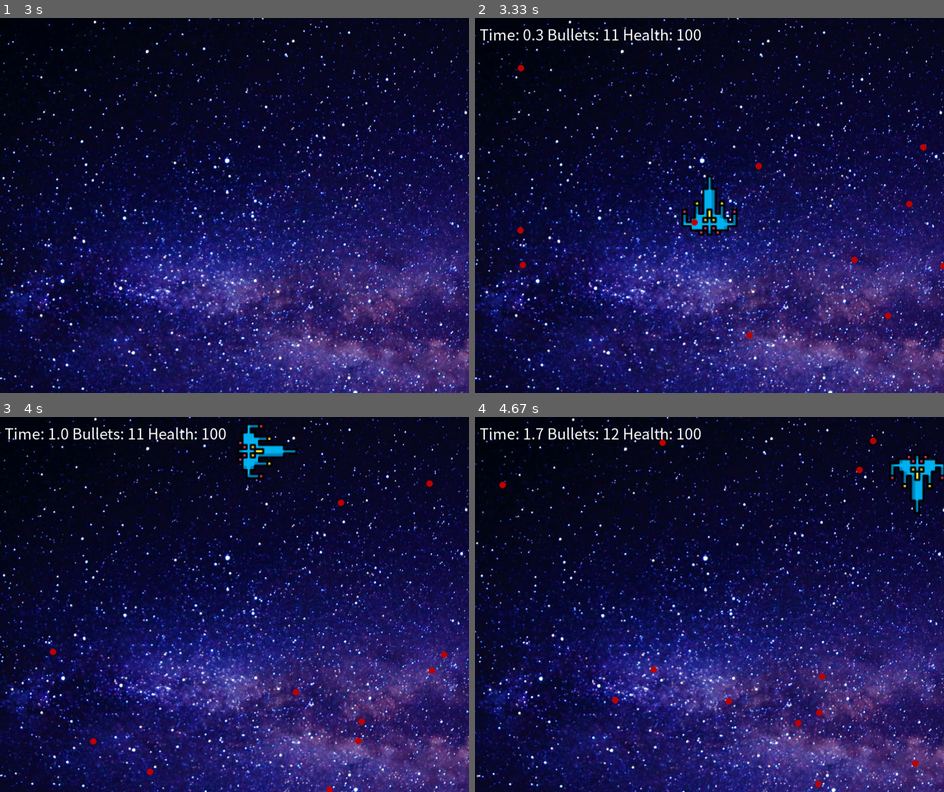
Above: before the commit, frames 1-4 (two rows, left to right).
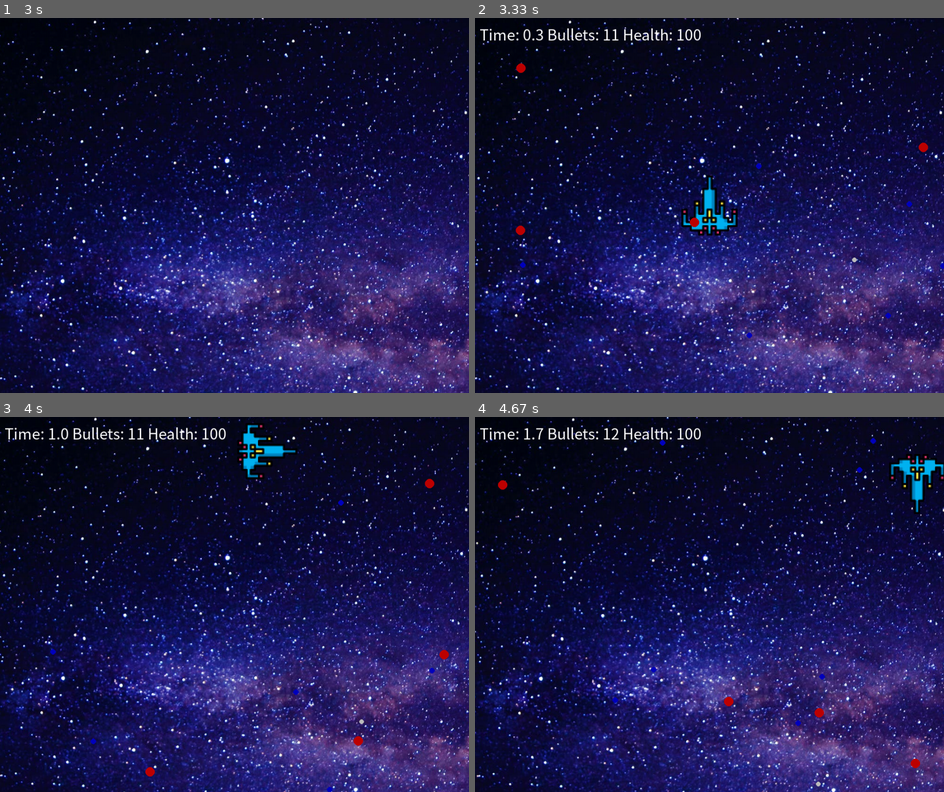
Above: after the commit, the same moments.

Repository: dalbodeule/pygame
Game: pygame game, started from main.py
Same seed, same stepped clock (60 frames per second), same inputs: the game is played once before the commit and once after it.
Inputs:
- Up to frame 1 (3 s): no input
- Up to frame 2 (3.33 s): no input
- Up to frame 3 (4 s): hold Up 3.4-3.87 s; hold Right from 3.9 s (still down)
- Up to frame 4 (4.67 s): release Right at 4.53 s; hold Down from 4.57 s (still down)

Frame 1 is identical in both runs. In frame 2, 0.2% of the frame differs, in the area x 8-100%, y 12-86%; in frame 3, 0.2%; in frame 4, 0.3%, in the area x 4-95%, y 5-99%.

Commit message:
complete seventh, eighth mission
- add various bullets
- add bullet's damage/color/size differences

Diff:
--- /dev/null
+++ b/Library/Bullets/__init__.py
@@ -0,0 +1 @@
+__all__ = ['blue_bullet', 'red_bullet', 'white_bullet', 'bullet']
--- /dev/null
+++ b/Library/Bullets/blue_bullet.py
@@ -0,0 +1,11 @@
+from .bullet import Bullet
+
+class BlueBullet(Bullet):
+    def __init__(self, x, y, toX, toY):
+        super().__init__(x, y, toX, toY)
+
+        self._radius = 6
+        self._color = (0, 0, 190)
+
+        # add damage field
+        self._damage = 20
--- /dev/null
+++ b/Library/Bullets/bullet.py
@@ -0,0 +1,26 @@
+import pygame
+
+class Bullet:
+    def __init__(self, x, y, toX, toY):
+        self.__pos = [x, y]
+        self.__to = [toX, toY]
+        self._radius = 7
+        self._color = (190, 0, 0)
+        # add damage property
+        self._damage = 10
+
+    # add get damage method
+    def get_damage(self):
+        return self._damage
+
+    def get_pos(self):
+        return self.__pos
+
+    def update_and_draw(self, dt, screen):
+        width, height = screen.get_size()
+        self.__pos[0] = (self.__pos[0] + dt*self.__to[0]) % width
+        self.__pos[1] = (self.__pos[1] + dt*self.__to[1]) % height
+
+        pos_int = (int(self.__pos[0]), int(self.__pos[1]))
+
+        pygame.draw.circle(screen, self._color, pos_int, self._radius)
--- /dev/null
+++ b/Library/Bullets/red_bullet.py
@@ -0,0 +1,11 @@
+from .bullet import Bullet
+
+class RedBullet(Bullet):
+    def __init__(self, x, y, toX, toY):
+        super().__init__(x, y, toX, toY)
+
+        self._radius = 10
+        self._color = (190, 0, 0)
+
+        # add damage field
+        self._damage = 10
--- /dev/null
+++ b/Library/Bullets/white_bullet.py
@@ -0,0 +1,11 @@
+from .bullet import Bullet
+
+class WhiteBullet(Bullet):
+    def __init__(self, x, y, toX, toY):
+        super().__init__(x, y, toX, toY)
+
+        self._radius = 5
+        self._color = (190, 190, 190)
+
+        # add damage field
+        self._damage = 40
--- a/Library/bullet.py
+++ b/Library/bullet.py
@@ -1,20 +1,17 @@
-import pygame
+from .Bullets.blue_bullet import BlueBullet
+from .Bullets.red_bullet import RedBullet
+from .Bullets.white_bullet import WhiteBullet
 
-class Bullet:
-    def __init__(self, x, y, toX, toY):
-        self.__pos = [x, y]
-        self.__to = [toX, toY]
-        self.__radius = 7
-        self.__color = (190, 0, 0)
+from random import randint as rnint
 
-    def get_pos(self):
-        return self.__pos
+def Bullet(x, y, toX, toY):
+    rnd = rnint(1, 100)
 
-    def update_and_draw(self, dt, screen):
-        width, height = screen.get_size()
-        self.__pos[0] = (self.__pos[0] + dt*self.__to[0]) % width
-        self.__pos[1] = (self.__pos[1] + dt*self.__to[1]) % height
+    print(rnd)
 
-        pos_int = (int(self.__pos[0]), int(self.__pos[1]))
-
-        pygame.draw.circle(screen, self.__color, pos_int, self.__radius)
+    if rnd <= 50:
+        return RedBullet(x, y, toX, toY)
+    elif rnd <= 90:
+        return BlueBullet(x, y, toX, toY)
+    else:
+        return WhiteBullet(x, y, toX, toY)
--- a/Library/player.py
+++ b/Library/player.py
@@ -35,7 +35,6 @@
         return self.__health
 
     def draw(self, screen):
-
         if self.__to == [-1, -1]: self.__angle = 45
         elif self.__to == [-1, 0]: self.__angle = 90
         elif self.__to == [-1, 1]: self.__angle = 135
@@ -87,14 +86,14 @@
             self.__is_god = False
 
 
-    def hit(self):
+    def hit(self, damage):
         # if player is not god: show effects
         if not self.__is_god:
             # if hit, play hit sound
             self.__channel.play(self.__sound)
 
             # if hit, minus health
-            self.__health -= 10
+            self.__health -= damage
 
             # if hit, show bomb effect
             self.__show_effect = True
--- a/main.py
+++ b/main.py
@@ -120,7 +120,7 @@
     if not GAMEOVER:
         for b in bullets:
             if collision(player, b):
-                if player.hit():
+                if player.hit(b.get_damage()):
                     GAMEOVER = True
                     score = elapsed_time
                     #time.sleep(2)
Not shown, changed: README.md
